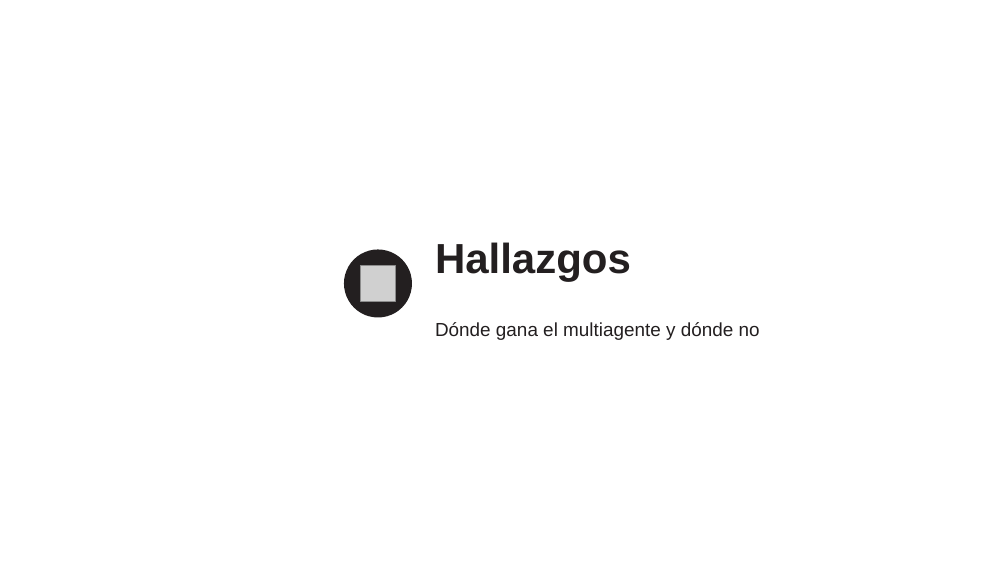
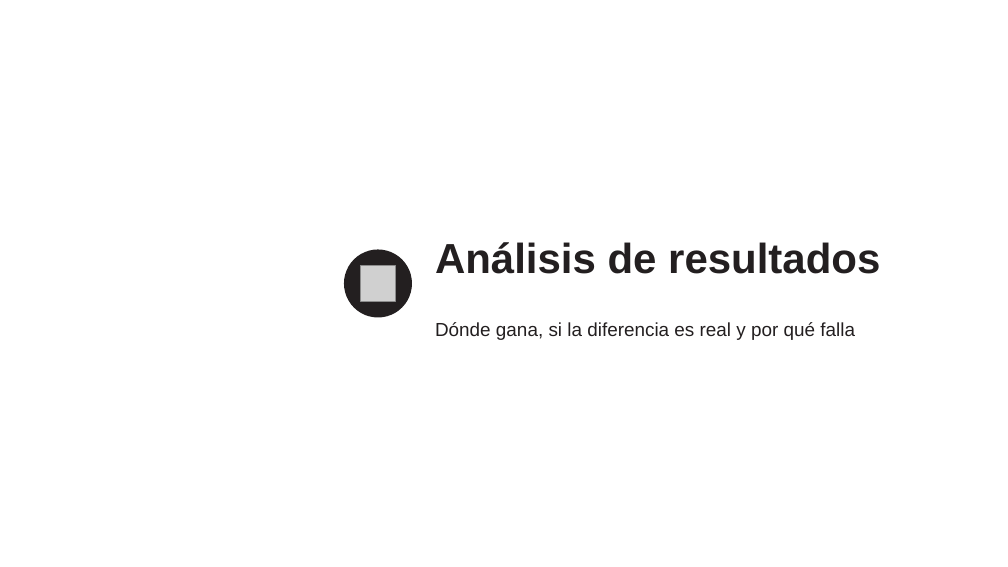
Before and after one commit to ricardoamiel/auditor-react, a slide deck: slide 53 of presentacion/Presentacion_Auditor_ReAct.pptx (slide 40 before the commit). Drawn at 1008x567 pixels with LibreOffice and Linux fonts; fonts in the diff are those of the drawing; grey boxes stand for pictures; background and template pictures are left out. Boxes give left, top, right and bottom in pixels: in the first picture for what was removed or moved away, otherwise in the second. Text is boxed around its words. In the diff, an @@ line names an element or a change of style, - is before the commit and + after.

Commit message:
Presentación con procesamiento de datos, pipeline y análisis de resultados; versión corta de 16 escenas

```diff
--- a/presentacion/Presentacion_Auditor_ReAct.pptx
+++ b/presentacion/Presentacion_Auditor_ReAct.pptx
@@ text at box(435, 242, 880, 274): text changed @@
-Hallazgos
+Análisis de resultados
@@ text at box(435, 322, 855, 340): text changed @@
-Dónde gana el multiagente y dónde no
+Dónde gana, si la diferencia es real y por qué falla
```
Also in this commit, not shown: 16 other slides changed, 25 slides added, 8 other files.
